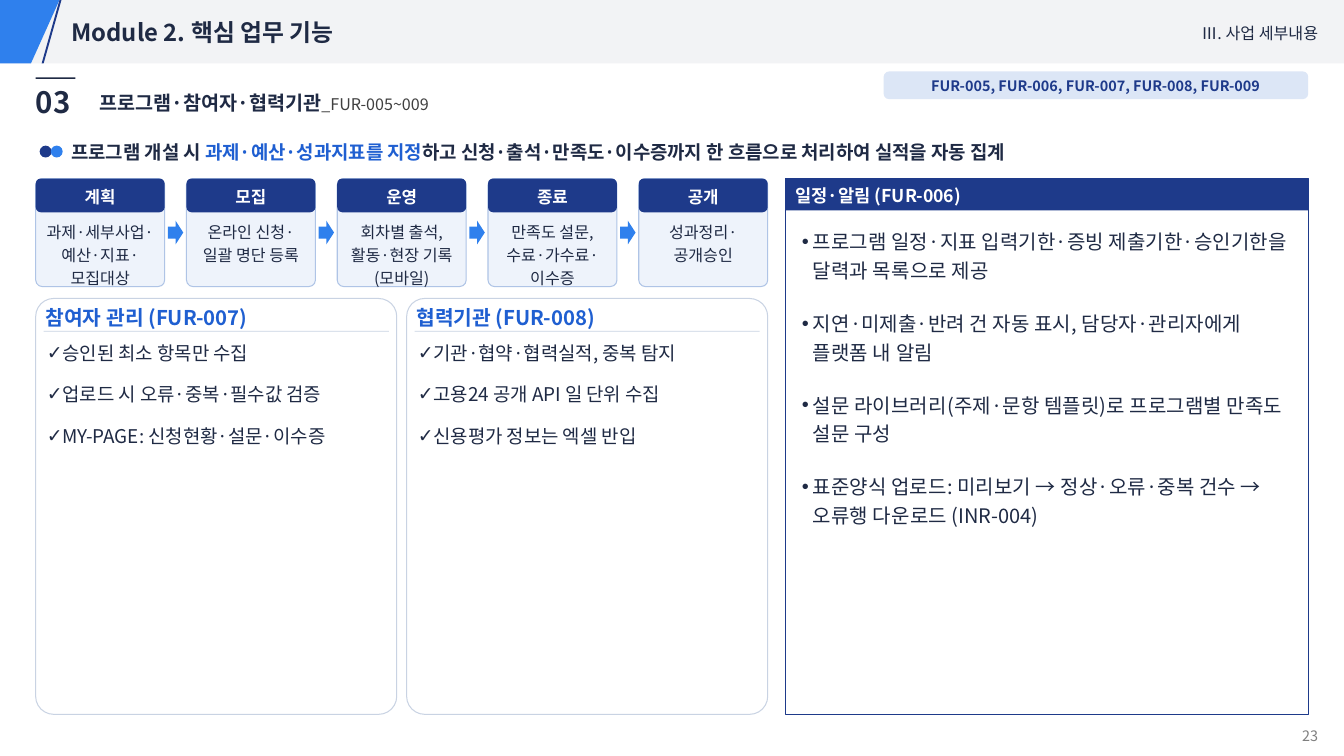
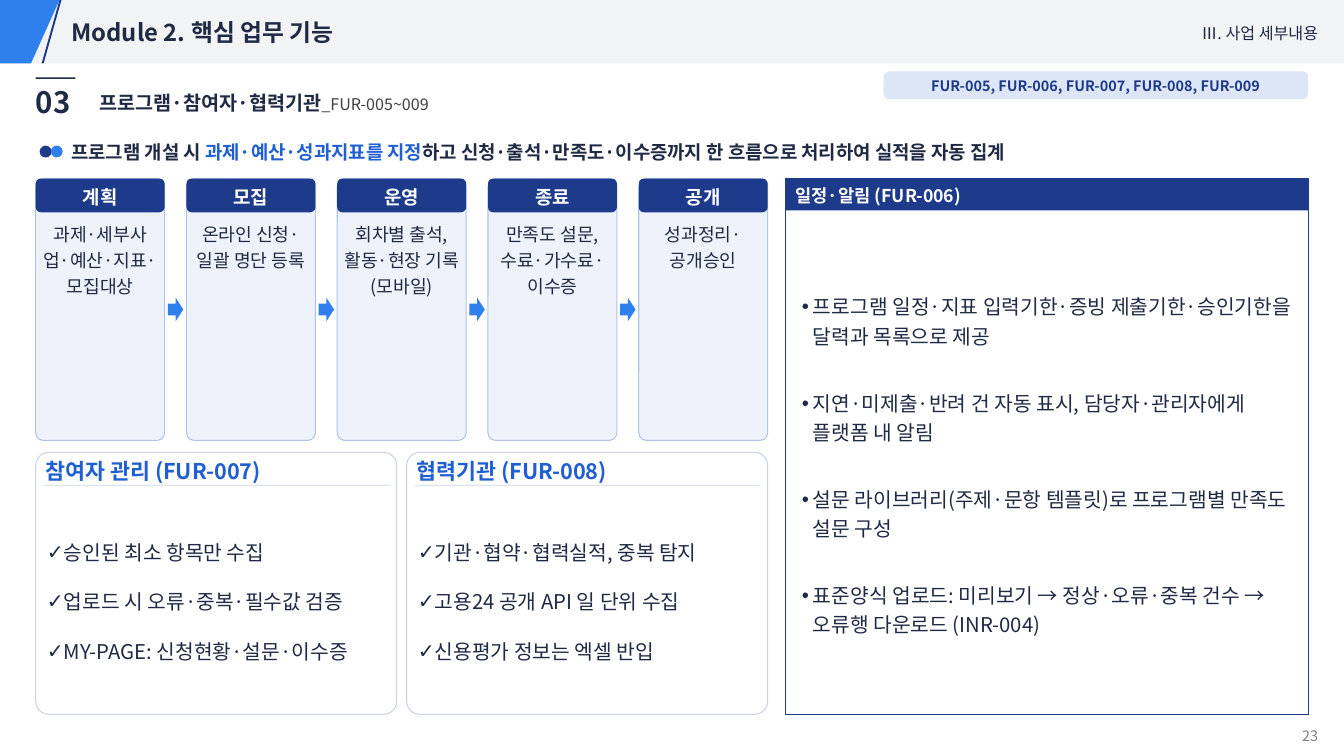
Before and after one commit to hwangsteeve-tech/hbjw, a slide deck: slide 23 of proposals/2026-10_pnu-ai-platform/발표자료.pptx. Drawn at 1344x756 pixels with LibreOffice and Linux fonts; fonts in the diff are those of the drawing. Boxes give left, top, right and bottom in pixels: in the first picture for what was removed or moved away, otherwise in the second. Text is boxed around its words. In the diff, an @@ line names an element or a change of style, - is before the commit and + after.

```diff
--- a/proposals/2026-10_pnu-ai-platform/발표자료.pptx
+++ b/proposals/2026-10_pnu-ai-platform/발표자료.pptx
@@ rounded rectangle: place and size @@
-rounded rectangle at (35,178,164,286)
+rounded rectangle at (35,178,164,441)
@@ rounded rectangle: place and size @@
-rounded rectangle at (187,178,316,286)
+rounded rectangle at (187,178,316,441)
@@ rounded rectangle: place and size @@
-rounded rectangle at (338,178,467,286)
+rounded rectangle at (338,178,467,441)
@@ rounded rectangle: place and size @@
-rounded rectangle at (488,178,617,286)
+rounded rectangle at (488,178,617,441)
@@ size 12.1 to 13.5 pt in 5 elements at (35,178,164,212), (187,178,316,212), (338,178,467,212), (488,178,617,212), (639,178,768,212) @@
@@ rounded rectangle: place and size @@
-rounded rectangle at (639,178,768,286)
+rounded rectangle at (639,178,768,441)
@@ size 11.5 to 13 pt in 5 elements at (43,226,157,295), (197,226,305,269), (345,226,459,297), (501,226,605,295), (665,226,742,269) @@
@@ text "프로그램 일정·지표 입력기한·증빙 제출기한·승인기한을 달력과 ..." at (813,297,1291,636): size 14.4 to 14.5 pt; more space between paragraphs; vertical alignment top to middle @@
@@ 4 right arrows: place and size @@
-4 right arrows at (167,221,635,245)
+4 right arrows at (167,297,635,322)
@@ rounded rectangle: place and size @@
-rounded rectangle at (35,298,396,715)
+rounded rectangle at (35,453,396,715)
@@ text "참여자 관리 (FUR-007)" at (46,460,261,484): size 14.5 to 15.5 pt @@
@@ rounded rectangle: place and size @@
-rounded rectangle at (406,298,767,715)
+rounded rectangle at (406,453,767,715)
@@ text "협력기관 (FUR-008)" at (417,460,607,484): size 14.5 to 15.5 pt @@
@@ text "승인된 최소 항목만 수집": place and size @@
-text "승인된 최소 항목만 수집" at (63,344,326,445)
+text "승인된 최소 항목만 수집" at (64,543,348,661)
@@ text "승인된 최소 항목만 수집" at (64,543,348,661): size 13.5 to 14.5 pt; more space between paragraphs; vertical alignment top to middle @@
@@ text "기관·협약·협력실적, 중복 탐지" at (435,543,696,661): size 13.5 to 14.5 pt; more space between paragraphs; vertical alignment top to middle @@
@@ text "기관·협약·협력실적, 중복 탐지": place and size @@
-text "기관·협약·협력실적, 중복 탐지" at (434,344,676,445)
+text "기관·협약·협력실적, 중복 탐지" at (435,543,696,661)
@@ 2 texts, 2 rectangles: place and size @@
-2 texts, 2 rectangles at (43,308,759,332)
+2 texts, 2 rectangles at (43,460,759,486)
```
Also in this commit, not shown: 17 other slides changed, 7 other files.
